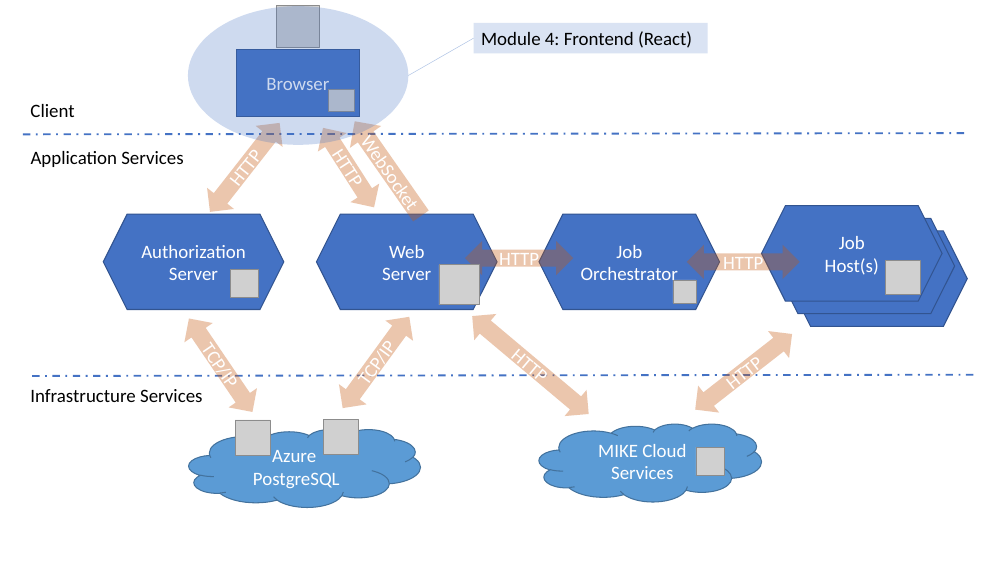
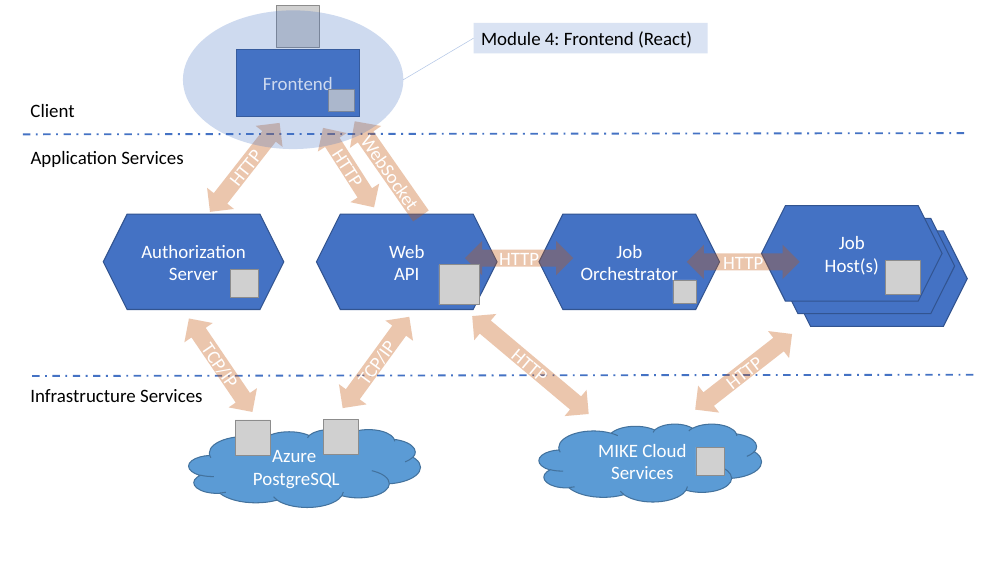
Before and after one commit to DHI/DomainServicesCourse, a slide deck: slide 4 of Presentations/DS-course-4-frontend.pptx. Drawn at 1008x567 pixels with LibreOffice and Linux fonts; fonts in the diff are those of the drawing; grey boxes stand for pictures. Boxes give left, top, right and bottom in pixels: in the first picture for what was removed or moved away, otherwise in the second. Text is boxed around its words. In the diff, an @@ line names an element or a change of style, - is before the commit and + after.

```diff
--- a/Presentations/DS-course-4-frontend.pptx
+++ b/Presentations/DS-course-4-frontend.pptx
@@ ellipse: place and size @@
-ellipse at bbox=[188, 6, 409, 144]
+ellipse at bbox=[183, 11, 404, 149]
@@ line moved from (473, 39) - (408, 76) to (473, 39) - (404, 79) @@
@@ text in rectangle at bbox=[263, 77, 333, 95]: text changed @@
-Browser
+Frontend
@@ text in hexagon at bbox=[394, 268, 419, 280]: text changed @@
-Server
+API
```
Also in this commit, not shown: 3 other slides changed, 1 slide removed, 4 other files.
